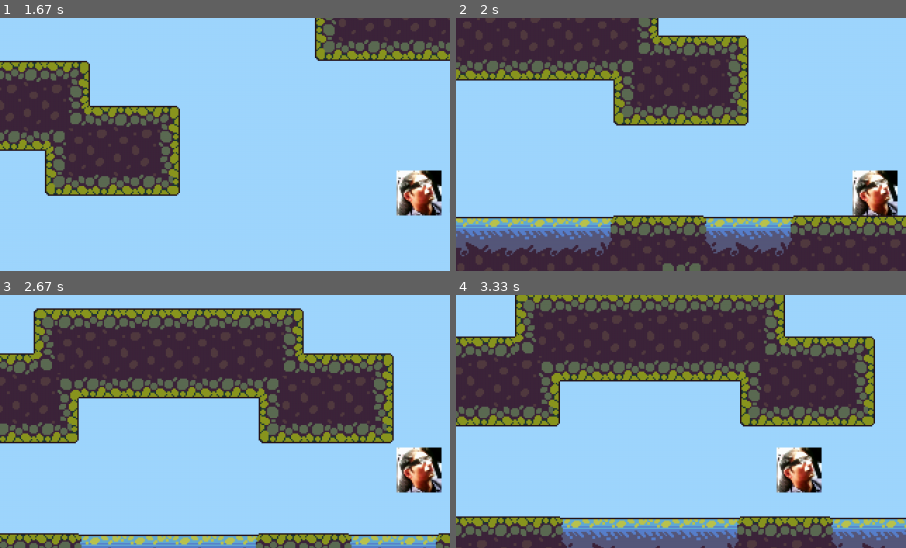
Above: before the commit, frames 1-4 (two rows, left to right).
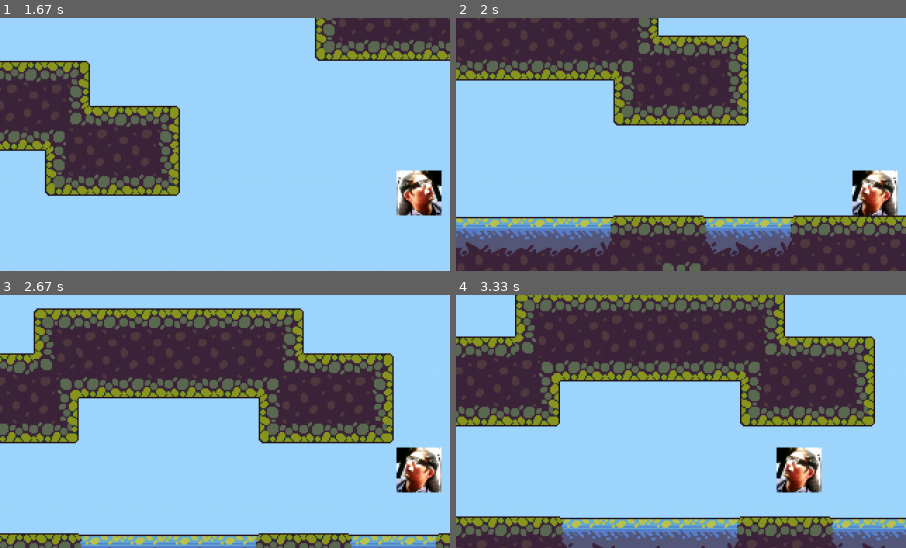
Above: after the commit, the same moments.

Repository: KDO1T/Return-To-Sender
Game: pygame game, started from main.py
Same seed, same stepped clock (60 frames per second), same inputs: the game is played once before the commit and once after it.
Inputs:
- Up to frame 1 (1.67 s): hold D 0.33-0.8 s; hold W 0.83-1.13 s; tap Space at 0.9, 1.23, 1.53 s; hold D 1.17-1.63 s
- Up to frame 2 (2 s): hold A from 1.67 s (still down); tap Space at 1.73 s
- Up to frame 3 (2.67 s): tap Space at 2.03, 2.3, 2.63 s; release A at 2.2 s; hold S 2.23-2.53 s; hold A from 2.57 s (still down)
- Up to frame 4 (3.33 s): tap Space at 2.93 s; release A at 2.97 s
The pictures show only the part of the screen within x 3-53%, y 15-65%; the shares and areas given below are measured in that part.

Frame 1 is identical in both runs. In frame 2, 1.7% of the frame differs, in the area x 88-99%, y 60-79%; in frame 3, 1.7%; in frame 4, 1.7%, in the area x 71-82%, y 60-79%.

Commit message:
Added flipping sprite code

Diff:
--- a/main.py
+++ b/main.py
@@ -69,7 +69,9 @@
 max_air_jumps = 0
 air_jumps = max_air_jumps
 on_ground = None
-
+x_flip = False
+
+# *--------------------------------------------------------------------------------------------------------*
 
 # *--TILES OBJECTS--*
 tile_rect = []
@@ -282,8 +284,22 @@
         current_y += row[0].map_h
 
     player_render_pos = (player_rect.x - camera_x, player_rect.y - camera_y) #centers player on screen
-    canvas.blit(player_sprite, player_render_pos) #draws the player onto the location of its hitbox*
-
+
+
+    #flipping code
+
+    if moving_left == True:
+        x_flip = True
+    elif moving_right == True:
+        x_flip = False
+    else:
+         pass
+
+    canvas.blit(pygame.transform.flip(player_sprite, x_flip, False), player_render_pos)
+
+    #^^ draws the player onto the location of its hitbox*
+    # x_flip tells the game whether it should flip the direction of the sprite on the x axis or not.
+    # all sprites are all originally drawn to the right side.
 
 
     #scale the screen
